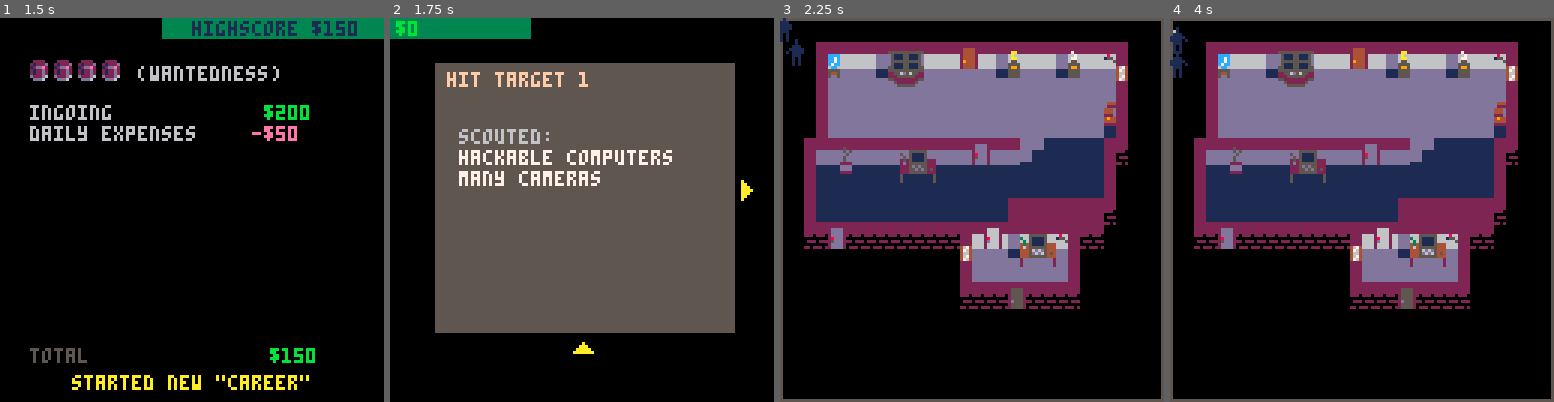
Above: before the commit, frames 1-4 (left to right).
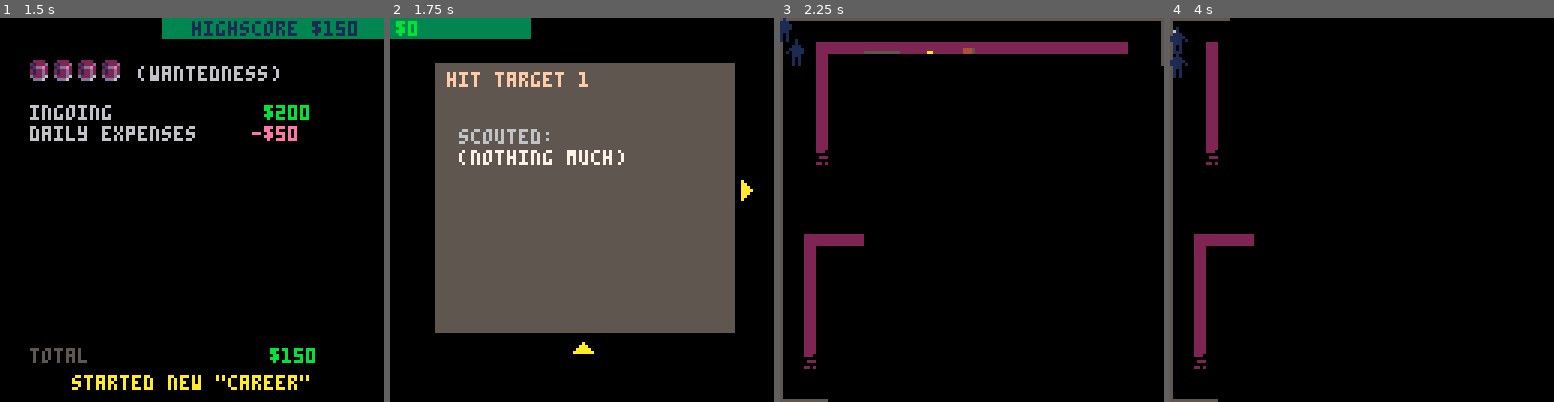
Above: after the commit, the same moments.

Repository: ironchestgames/pico-8-carts
Game: PICO-8 cartridge stealth.p8
Two runs of this game, one before a commit and one after it. Both use one fixed random seed, a clock stepped at 60 frames per second and the inputs below.
Inputs:
- Up to frame 1 (1.5 s): tap X (X key) at 0.33, 1.07 s; tap O (Z key) at 0.7 s
- Up to frame 2 (1.75 s): hold Right from 1.6 s (still down); tap O (Z key) at 1.7 s
- Up to frame 3 (2.25 s): tap X (X key) at 1.85 s; release Right at 2.1 s; tap O (Z key) at 2.1 s; hold Up from 2.15 s (still down)
- Up to frame 4 (4 s): release Up at 2.42 s; hold Right 2.47-3.03 s; tap O (Z key) every 0.4 s from 2.5 to 3.7 s; tap X (X key) at 2.97 s; hold Left 3.08-3.58 s; hold Down 3.63-3.97 s

Frame 1 is identical in both runs. In frame 2, 1.4% of the frame differs, in the area x 17-74%, y 34-44%; in frame 3, 46%; in frame 4, 49%, in the area x 6-100%, y 0-100%.

Commit message:
stealth - epic door token hunt

Diff:
--- a/stealth.p8
+++ b/stealth.p8
@@ -489,52 +489,19 @@
  end
 end
 
-local function doorfromunder(_p,_o,_tmp)
+local function door(_p,_o,_tmp,_doorobj,_dy,_forstop)
  if not _tmp.opened then
-  _o.typ=doortypopened[_o.typ]
+  _doorobj.typ=doortypopened[_doorobj.typ]
   _tmp.opened=true
   makesound(_p,23)
  end
 
- if light[(_tmp.oy-2)*32+_tmp.ox] == 1 then
+ if light[(_tmp.oy+2*_dy)*32+_tmp.ox] == 1 then
   setalertlvl2('intruder alert!',_tmp.ox,_tmp.oy)
  end
 
- for _y=_tmp.oy-2,0,-1 do
-  fog[_y*32+_tmp.ox]=0
-  if floor[_y*32+_tmp.ox] == 2 then
-   break
-  end
- end
-
- if btnp(2,_p.i) then
-  _p.y-=3
-  resetdoor(_p,_o)
- end
-
- if btnp(3,_p.i) then
-  resetdoor(_p,_o)
- end
-end
-
-local function doorpeekfromunder(_p,_o,_tmp)
- fog[(_tmp.oy-2)*32+_tmp.ox]=0
-end
-
-local function doorfromabove(_p,_o,_tmp)
- if not _tmp.opened then
-  _tmp.o2=objs[_tmp.oi+32]
-  _tmp.o2.typ=doortypopened[_tmp.o2.typ]
-  _tmp.opened=true
-  makesound(_p,23)
- end
-
- if light[(_tmp.oy+2)*32+_tmp.ox] == 1 then
-  setalertlvl2('intruder alert!',_tmp.ox,_tmp.oy)
- end
-
  fog[(_tmp.oy+1)*32+_tmp.ox]=0
- for _y=_tmp.oy+2,32 do
+ for _y=_tmp.oy+2*_dy,_forstop,_dy do
   local _i=_y*32+_tmp.ox
   fog[_i]=0
   if floor[_i] == 2 then
@@ -543,13 +510,30 @@
  end
 
  if btnp(2,_p.i) then
-  resetdoor(_p,_tmp.o2)
+  if _dy < 0 then
+   _p.y-=3
+  end
+  resetdoor(_p,_doorobj)
  end
 
  if btnp(3,_p.i) then
-  _p.y+=3
-  resetdoor(_p,_tmp.o2)
- end
+  if _dy > 0 then
+   _p.y+=3
+  end
+  resetdoor(_p,_doorobj)
+ end
+end
+
+local function doorfromunder(_p,_o,_tmp)
+ door(_p,_o,_tmp,_o,-1,0)
+end
+
+local function doorfromabove(_p,_o,_tmp)
+ door(_p,_o,_tmp,objs[_tmp.oi+32],1,32)
+end
+
+local function doorpeekfromunder(_p,_o,_tmp)
+ fog[(_tmp.oy-2)*32+_tmp.ox]=0
 end
 
 local function doorpeekfromabove(_p,_o,_tmp)
@@ -559,64 +543,11 @@
 end
 
 
-local function lockeddoorfrombelow(_p,_o,_tmp)
- if ispoweron then
-  if _o.typ == 15 then
-   for _l in all(playerinventory) do
-    if _l[1] == 'door access code' then
-     _o.typ=16
-     _p.state,_p.action='standing'
-     makesound(_p,24)
-     return
-    end
-   end
-   makesound(_p,25)
-   _p.state,_p.action='standing'
-   return
-  end
-
-  if doortypopened[_o.typ] and not _tmp.opened then
-   _o.typ=doortypopened[_o.typ]
-   _tmp.opened=true
-   makesound(_p,23)
-  end
-
-  if light[(_tmp.oy-2)*32+_tmp.ox] == 1 then
-   setalertlvl2('intruder alert!',_tmp.ox,_tmp.oy)
-  end
-
-  for _y=_tmp.oy-2,0,-1 do
-   fog[_y*32+_tmp.ox]=0
-   if floor[_y*32+_tmp.ox] == 2 then
-    break
-   end
-  end
-
-  if btnp(2,_p.i) then
-   _p.y-=3
-   resetdoor(_p,_o)
-  end
-
-  if btnp(3,_p.i) then
-   resetdoor(_p,_o)
-  end
-
- else
-  if doortypopened[_o.typ] and not _tmp.opened then
-   _o.typ=doortypopened[_o.typ]
-   _tmp.opened=true
-   makesound(_p,23)
-  end
-  _p.state,_p.action='standing'
- end
-end
-
-local function lockeddoorfromabove(_p,_o,_tmp)
- local _o2=objs[_tmp.oi+32]
- if _o2.typ == 15 then
+local function lockeddoor(_p,_o,_tmp,_doorobj,_dy,_forstop)
+ if _doorobj.typ == 15 then
   for _l in all(playerinventory) do
    if _l[1] ==  'door access code' then
-    _o2.typ=16
+    _doorobj.typ=16
     _p.state,_p.action='standing'
     makesound(_p,24)
     return
@@ -628,17 +559,17 @@
  end
 
  if not _tmp.opened then
-  _o2.typ=doortypopened[_o2.typ]
+  _doorobj.typ=doortypopened[_doorobj.typ]
   _tmp.opened=true
   makesound(_p,23)
  end
 
- if light[(_tmp.oy+2)*32+_tmp.ox] == 1 then
+ if light[(_tmp.oy+2*_dy)*32+_tmp.ox] == 1 then
   setalertlvl2('intruder alert!',_tmp.ox,_tmp.oy)
  end
 
  fog[(_tmp.oy+1)*32+_tmp.ox]=0
- for _y=_tmp.oy+2,32 do
+ for _y=_tmp.oy+2*_dy,_forstop,_dy do
   local _i=_y*32+_tmp.ox
   fog[_i]=0
   if floor[_i] == 2 then
@@ -647,13 +578,26 @@
  end
 
  if btnp(2,_p.i) then
-  resetdoor(_p,_o2)
+  if _dy < 0 then
+   _p.y-=3
+  end
+  resetdoor(_p,_doorobj)
  end
 
  if btnp(3,_p.i) then
-  _p.y+=3
-  resetdoor(_p,_o2)
- end
+  if _dy > 0 then
+   _p.y+=3
+  end
+  resetdoor(_p,_doorobj)
+ end
+end
+
+local function lockeddoorfrombelow(_p,_o,_tmp)
+ lockeddoor(_p,_o,_tmp,_o,-1,0)
+end
+
+local function lockeddoorfromabove(_p,_o,_tmp)
+ lockeddoor(_p,_o,_tmp,objs[_tmp.oi+32],1,32)
 end
 
 
@@ -671,9 +615,22 @@
 
  _tmp.tick+=1
 
+ for _i=0,arslen do
+  local _o=objs[_i]
+  if _o and (_o.typ == 15 or _o.typ == 16) then
+   _o.typ=17
+  end
+ end
+
  if btn(3,_p.i) then
   -- reset player and obj and ispoweron
   ispoweron,_p.state,_o.typ,_p.action,_o.draw=true,'standing',24
+  for _i=0,arslen do
+   local _o=objs[_i]
+   if _o and _o.typ == 17 then
+    _o.typ=15
+   end
+  end
  end
 end
 
@@ -823,12 +780,12 @@
   end
 
   -- add guard
-  -- local _gx,_gy=flr(_xstart+_w/2),flr(_ystart+_h/2)
-  -- if _h > 6 and #guards < 3 and rnd() > 0.5 then
-  --  local _g=s2t'.dx;-1;.dy;0;.state;patrolling;.state_c;0;'
-  --  _g.x,_g.y,_g.isarmed=_gx,_gy,flr(rnd()+0.2)
-  --  add(guards,_g)
-  -- end
+  local _gx,_gy=flr(_xstart+_w/2),flr(_ystart+_h/2)
+  if _h > 6 and #guards < 3 and rnd() > 0.5 then
+   local _g=s2t'.dx;-1;.dy;0;.state;patrolling;.state_c;0;'
+   _g.x,_g.y,_g.isarmed=_gx,_gy,flr(rnd()+0.2)
+   add(guards,_g)
+  end
 
   -- bottom wall
   _ystart+=_h-1
@@ -1790,12 +1747,12 @@
 
 
   -- draw fog
-  -- for _i=0,arslen do
-  --  if not fog[_i] then
-  --   local _x,_y=(_i&31)*4,(_i\32)*4
-  --   rectfill(_x,_y,_x+3,_y+3,0)
-  --  end
-  -- end
+  for _i=0,arslen do
+   if not fog[_i] then
+    local _x,_y=(_i&31)*4,(_i\32)*4
+    rectfill(_x,_y,_x+3,_y+3,0)
+   end
+  end
 
   -- draw messages
   local _coli=1
